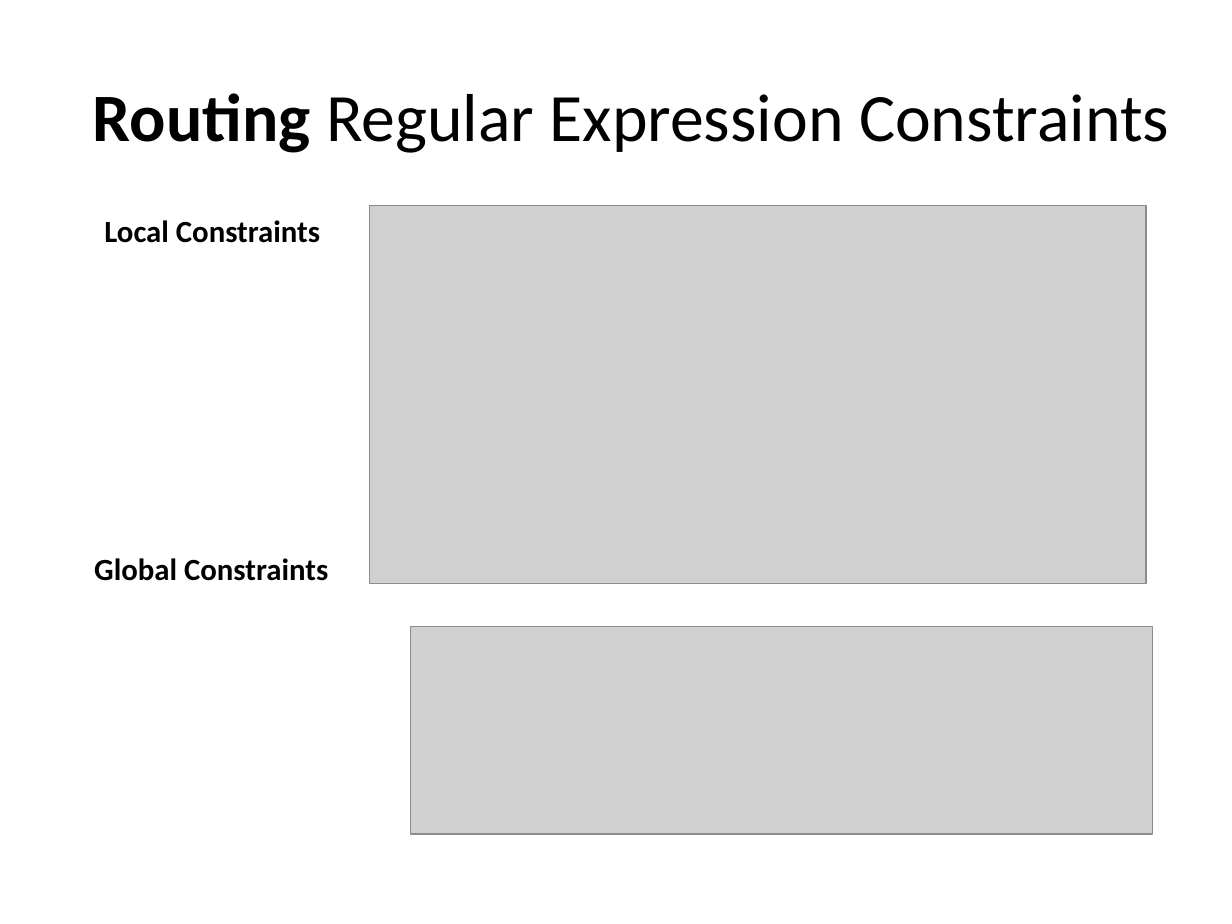
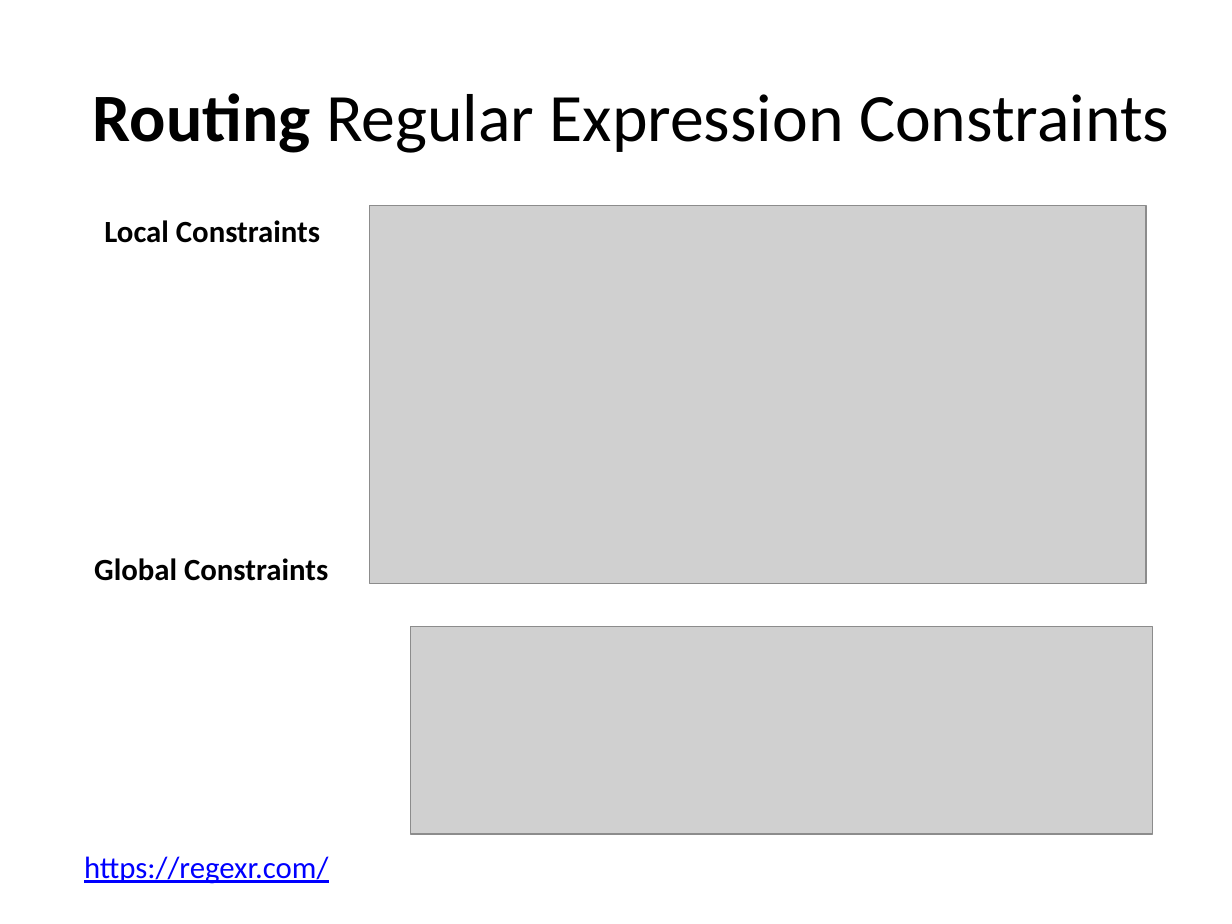
Before and after one commit to TarekSherif/LaravelCourse, a slide deck: slide 8 of PPT/Lec2/2-Laravel-Routing.pptx. Drawn at 1232x924 pixels with LibreOffice and Linux fonts; fonts in the diff are those of the drawing; grey boxes stand for pictures. Boxes give left, top, right and bottom in pixels: in the first picture for what was removed or moved away, otherwise in the second. Text is boxed around its words. In the diff, an @@ line names an element or a change of style, - is before the commit and + after.

```diff
--- a/PPT/Lec2/2-Laravel-Routing.pptx
+++ b/PPT/Lec2/2-Laravel-Routing.pptx
@@ text added at bbox=[84, 856, 328, 884], 18 pt, text #0000FF, underline @@
+https://regexr.com/
```
Also in this commit, not shown: 7 other files.
